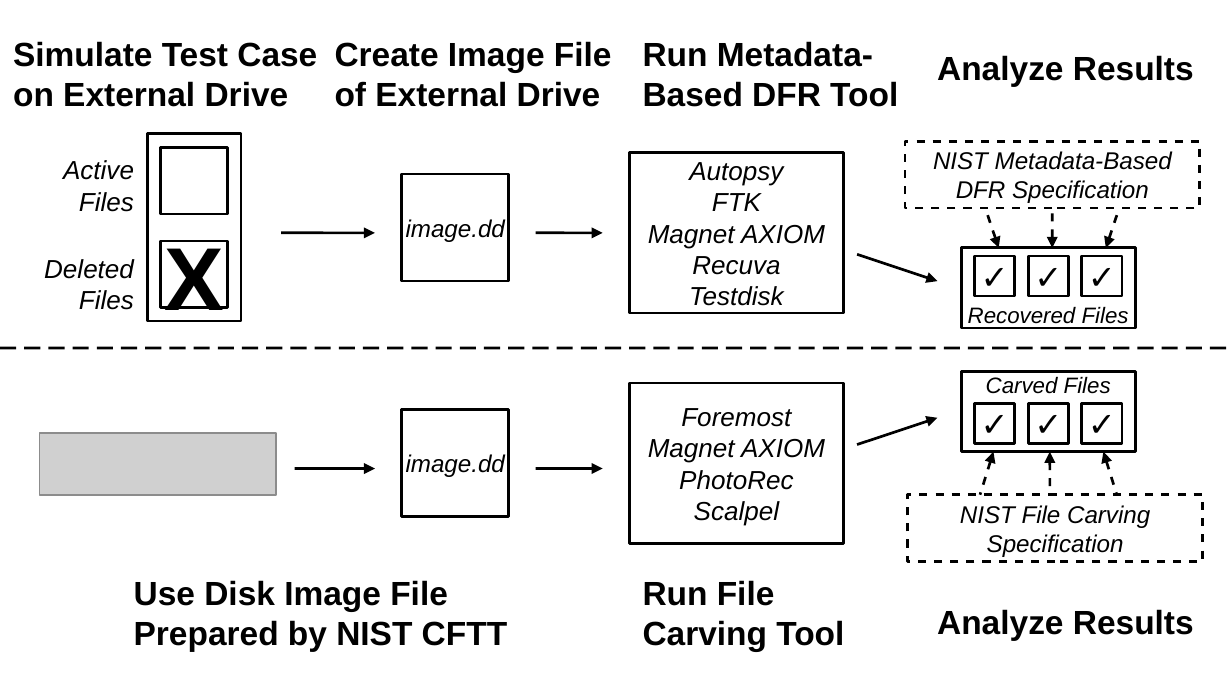
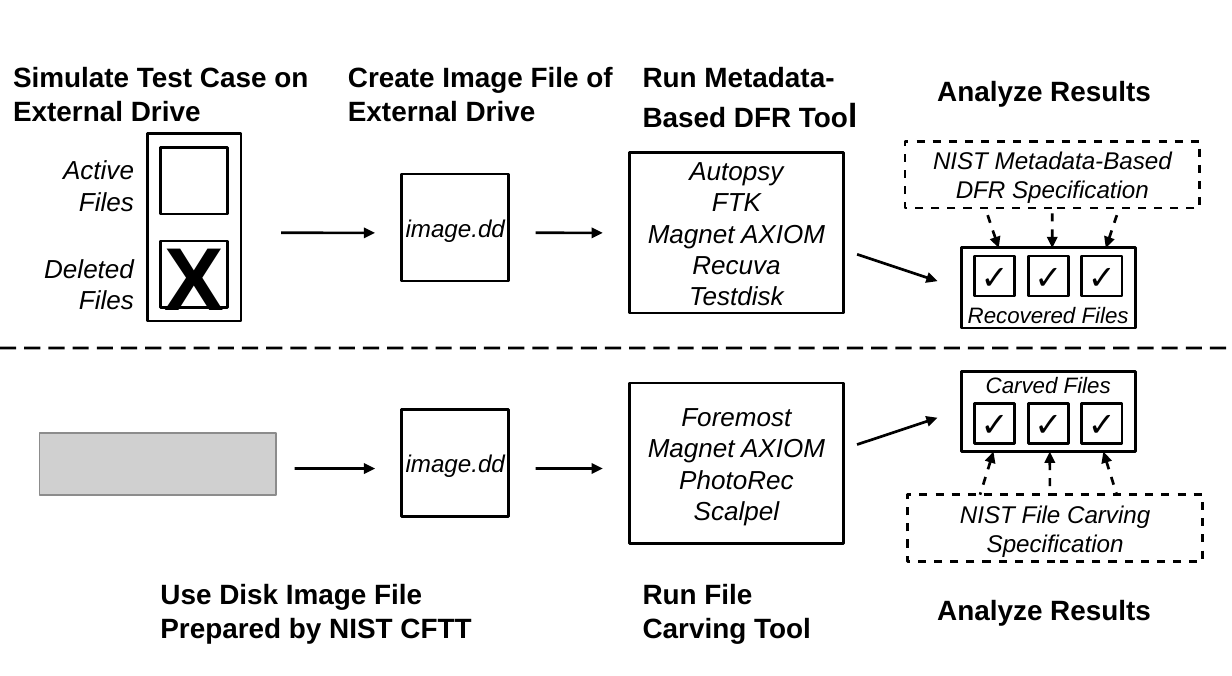
Before and after one commit to sankardasroy/Digital-Forensics-Research, a slide deck: slide 2 of dfr_metadata/book_chapter/fig/overview.odp. Drawn at 1232x676 pixels with LibreOffice and Linux fonts; fonts in the diff are those of the drawing; grey boxes stand for pictures. Boxes give left, top, right and bottom in pixels: in the first picture for what was removed or moved away, otherwise in the second. Text is boxed around its words. In the diff, an @@ line names an element or a change of style, - is before the commit and + after.

```diff
--- a/dfr_metadata/book_chapter/fig/overview.odp
+++ b/dfr_metadata/book_chapter/fig/overview.odp
@@ text "Simulate Test Case on External ...": place and size @@
-text "Simulate Test Case on External ..." at (13, 41, 317, 107)
+text "Simulate Test Case on External ..." at (13, 66, 308, 122)
@@ text "Create Image File of External ...": place and size @@
-text "Create Image File of External ..." at (335, 41, 612, 107)
+text "Create Image File of External ..." at (348, 66, 612, 122)
@@ size 18 to 15 pt in 7 elements at (643, 583, 811, 643), (937, 599, 1151, 625), (160, 583, 471, 643), (13, 66, 308, 122), (937, 80, 1151, 106), (348, 66, 612, 122), (643, 66, 834, 128) @@
@@ text "Run Metadata-Based DFR Tool": place and size @@
-text "Run Metadata-Based DFR Tool" at (643, 41, 898, 107)
+text "Run Metadata-Based DFR Tool" at (643, 66, 834, 128)
@@ text "Analyze Results": place and size @@
-text "Analyze Results" at (937, 55, 1194, 86)
+text "Analyze Results" at (937, 80, 1151, 106)
@@ text "Use Disk Image File Prepared ...": place and size @@
-text "Use Disk Image File Prepared ..." at (134, 580, 507, 651)
+text "Use Disk Image File Prepared ..." at (160, 583, 471, 643)
@@ text "Analyze Results": place and size @@
-text "Analyze Results" at (937, 609, 1194, 640)
+text "Analyze Results" at (937, 599, 1151, 625)
```
Also in this commit, not shown: 12 other files.
